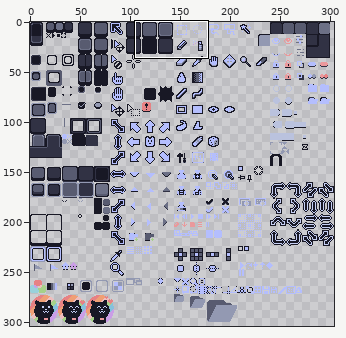
One commit to this sprite sheet: themes/mocha/catppuccin-theme-mocha/sheet.png. Above: a wide view before the commit, with the close-up outlined.
Close-up. Before the commit:
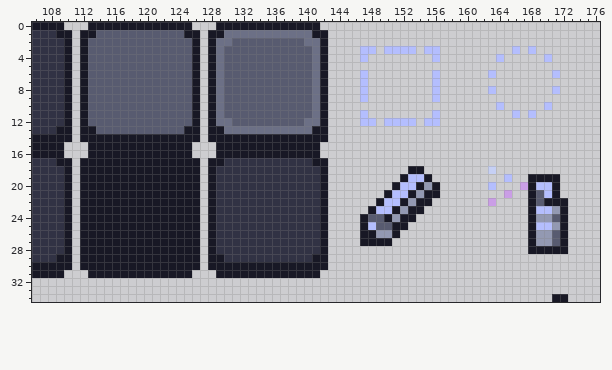
The file is 304x304 pixels. Shown: x 106..176, y 0..34.
Once edited:
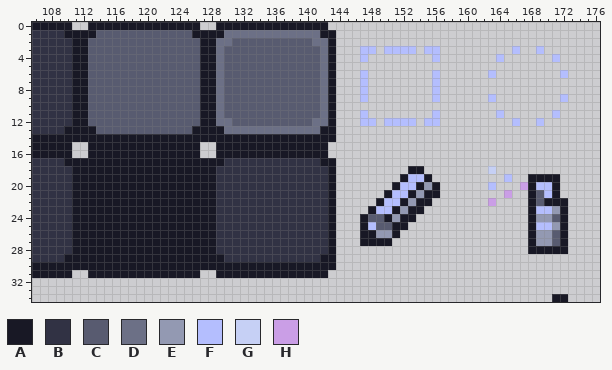
Palette (. is transparent): A #181825  B #313244  C #585b70  D #6c7086  E #9399b2  F #b4befe  G #c6d0f5  H #ca9ee6
Log entry: Menu buttons centered
Difference:
Changed rows in their new state; - is an unchanged pixel.
first column x 109:
 0 -A---------------A---------------A------------------------------
 1 B-A-------------C-A-------------D-A-----------------------------
 2 -BA--------------CA------------C-DA-----------------------------
 3 -BA--------------CA-------------CDA------------------------.F---
 4 -BA--------------CA-------------CDA--------------------------.F-
 5 -BA--------------CA-------------CDA-----------------------------
 6 -BA--------------CA-------------CDA---------------------------.F
 7 -BA--------------CA-------------CDA-----------------------------
 8 -BA--------------CA-------------CDA-------------------.-------.-
 9 -BA--------------CA-------------CDA-------------------F--------F
10 -BA--------------CA-------------CDA--------------------.-----.--
11 -BA--------------CA-------------CDA--------------------F-.-.--F-
12 -BA--------------CA------------C-DA----------------------F--F---
13 B-A-------------C-A-------------D-A-----------------------------
14 --A---------------A---------------A-----------------------------
15 -A---------------A---------------A------------------------------
16 -A---------------A---------------A------------------------------
17 B-A---------------A-------------B-A-----------------------------
18 -BA---------------A--------------BA-----------------------------
19 -BA---------------A--------------BA-----------------------------
20 -BA---------------A--------------BA-----------------------------
21 -BA---------------A--------------BA-----------------------------
22 -BA---------------A--------------BA-----------------------------
23 -BA---------------A--------------BA-----------------------------
24 -BA---------------A--------------BA-----------------------------
25 -BA---------------A--------------BA-----------------------------
26 -BA---------------A--------------BA-----------------------------
27 -BA---------------A--------------BA-----------------------------
28 -BA---------------A--------------BA-----------------------------
29 B-A---------------A-------------B-A-----------------------------
30 --A---------------A---------------A-----------------------------
31 -A---------------A---------------A------------------------------
Changed places in both close-ups, as pixel boxes (x1, y1, x2, y2):
changed: (56, 22, 80, 278)
changed: (184, 22, 208, 278)
changed: (304, 22, 336, 278)
changed: (488, 46, 568, 126)
